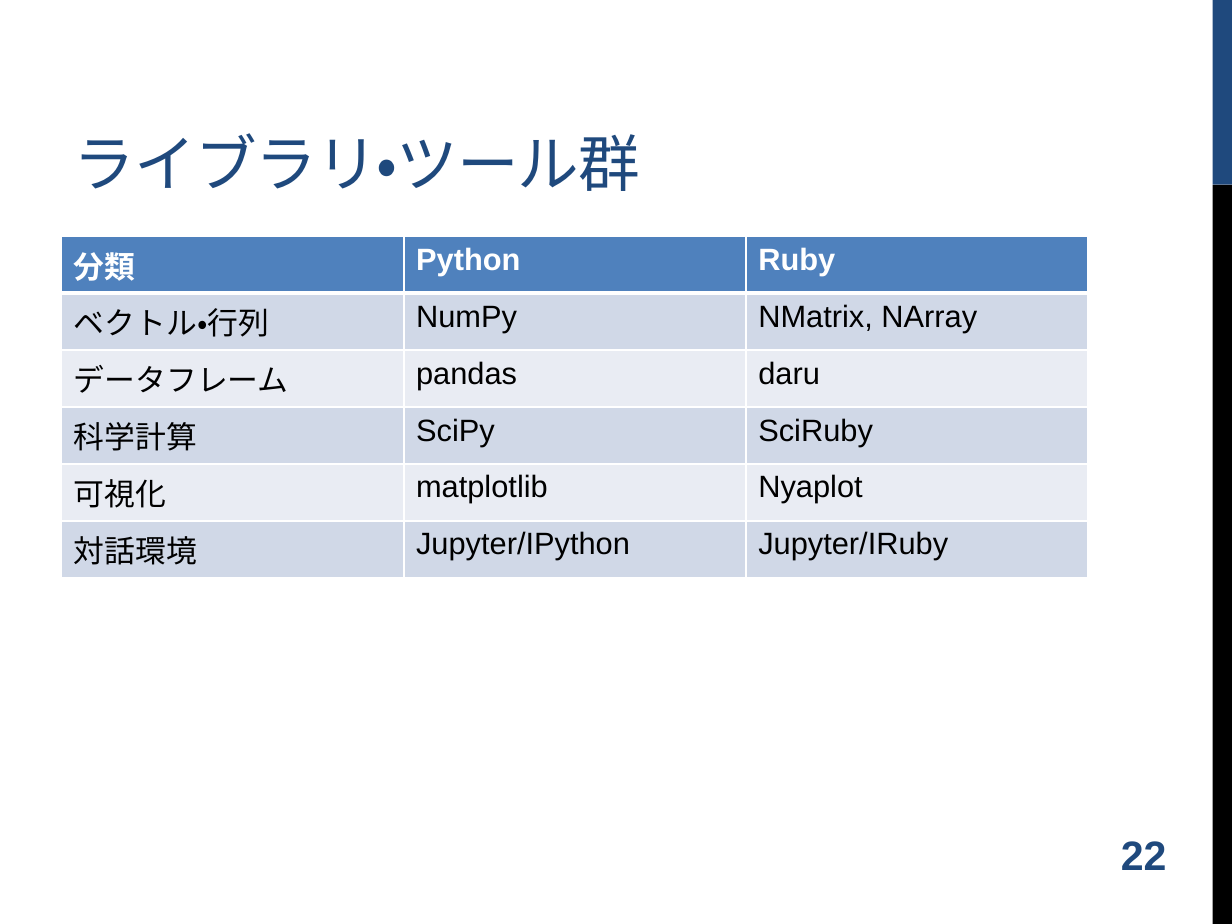
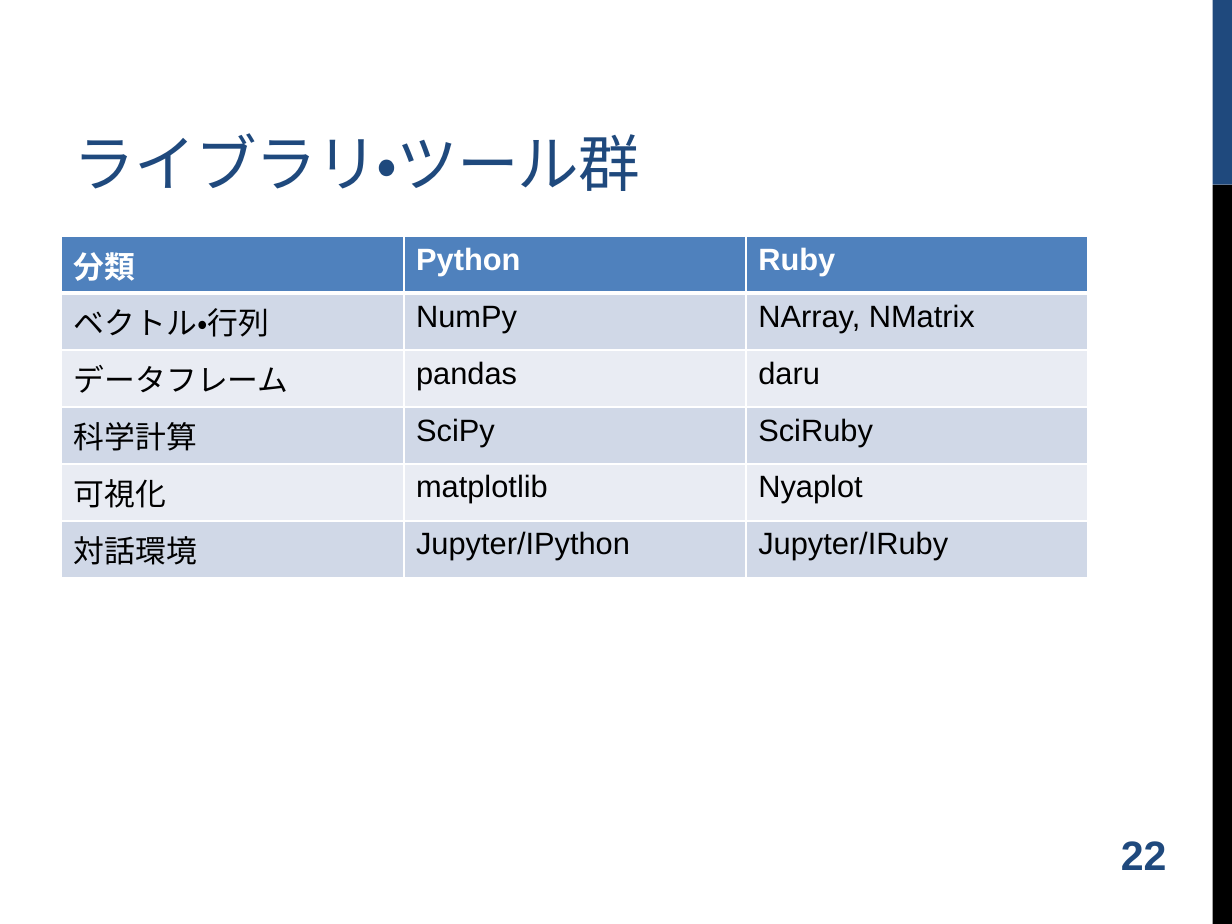
Before and after one commit to shugo/DCW2016, a slide deck: slide 23 of ruby_data_analysis.pptx. Drawn at 1232x924 pixels with LibreOffice and Linux fonts; fonts in the diff are those of the drawing; background and template pictures are left out. Boxes give left, top, right and bottom in pixels: in the first picture for what was removed or moved away, otherwise in the second. Text is boxed around its words. In the diff, an @@ line names an element or a change of style, - is before the commit and + after.

```diff
--- a/ruby_data_analysis.pptx
+++ b/ruby_data_analysis.pptx
@@ table at (x1=62, y1=237, x2=1089, y2=569) @@
-row 2, column 3: NMatrix, NArray
+row 2, column 3: NArray, NMatrix
```
Also in this commit, not shown: 2 slides added, 1 slide removed, 2 other files.
